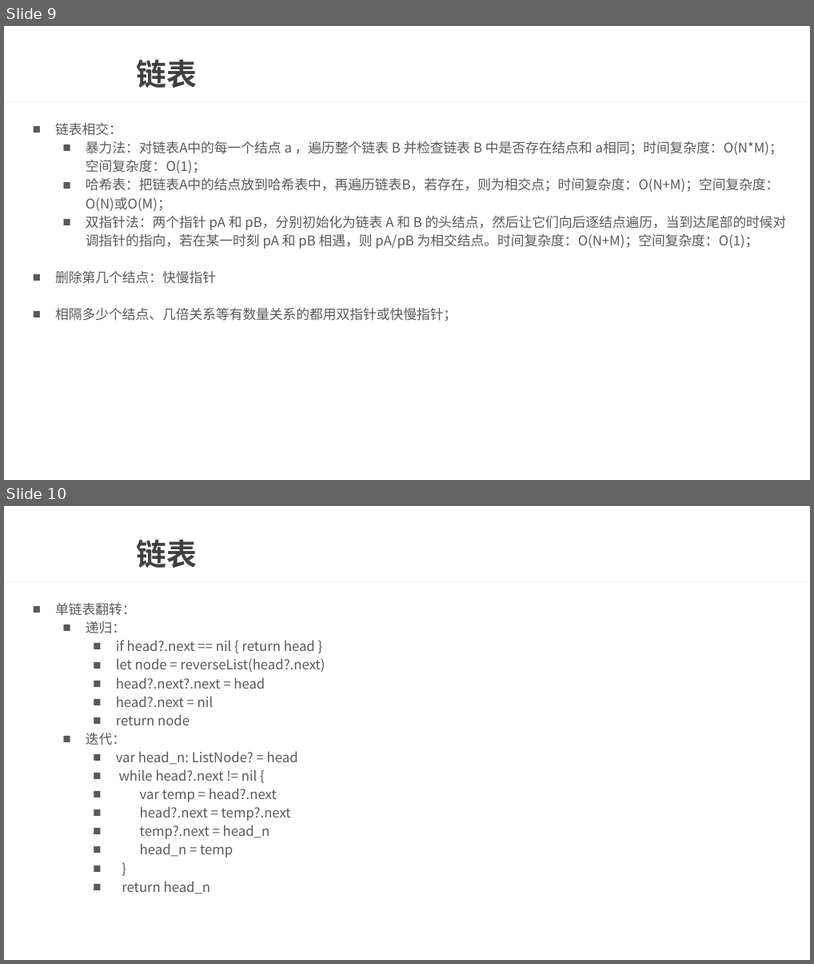
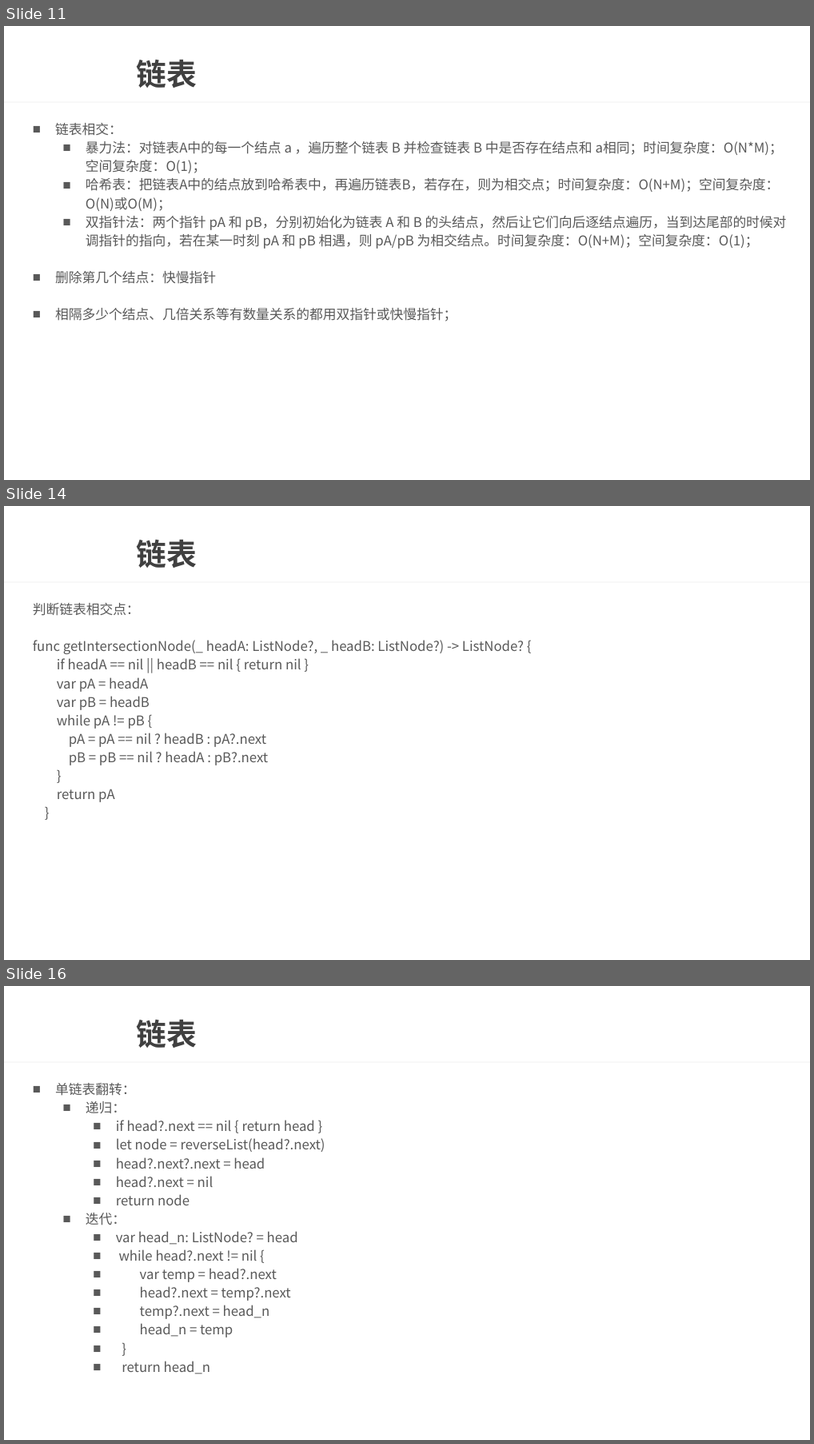
Before and after one commit to wtj900/wtj900.github.io, a slide deck: file/面试文档/13-数据结构与算法.pptx. Shown one above the other, each under a label of ours: slides 9 and 10 before the commit, slides 11, 14 and 16 after it; the slides between them are not shown. The pictures are 814x964 and 814x1444 pixels, drawn with LibreOffice and Linux fonts; fonts in the diff are those of the drawing; background and template pictures are left out. Boxes give left, top, right and bottom in pixels: in the first picture for what was removed or moved away, otherwise in the second. Text is boxed around its words. In the diff, an @@ line names an element or a change of style, - is before the commit and + after.

Commit message:
链表

```diff
--- a/file/面试文档/13-数据结构与算法.pptx
+++ b/file/面试文档/13-数据结构与算法.pptx
@@ slide 14 added at [4, 506, 810, 960], background picture (left out); not listed: 1 template element that a slide beside it also shows @@
@@ title added at [137, 540, 198, 568], 36 pt, text #404040, bold @@
+链表
@@ text added at [33, 603, 524, 802], 16 pt, text #595959 @@
+判断链表相交点：
+func getIntersectionNode(_ headA: ListNode?, _ headB: ListNode?) -> ListNode? {
+if headA == nil || headB == nil { return nil }
+var pA = headA
+var pB = headB
+while pA != pB {
+pA = pA == nil ? headB : pA?.next
+pB = pB == nil ? headA : pB?.next
+}
+return pA
+}
@@ what was slide 9 is now slide 11 @@
@@ what was slide 10 is now slide 16 @@
```
Also in this commit, not shown: 1 slide changed, 5 other slides added, 1 slide removed.
